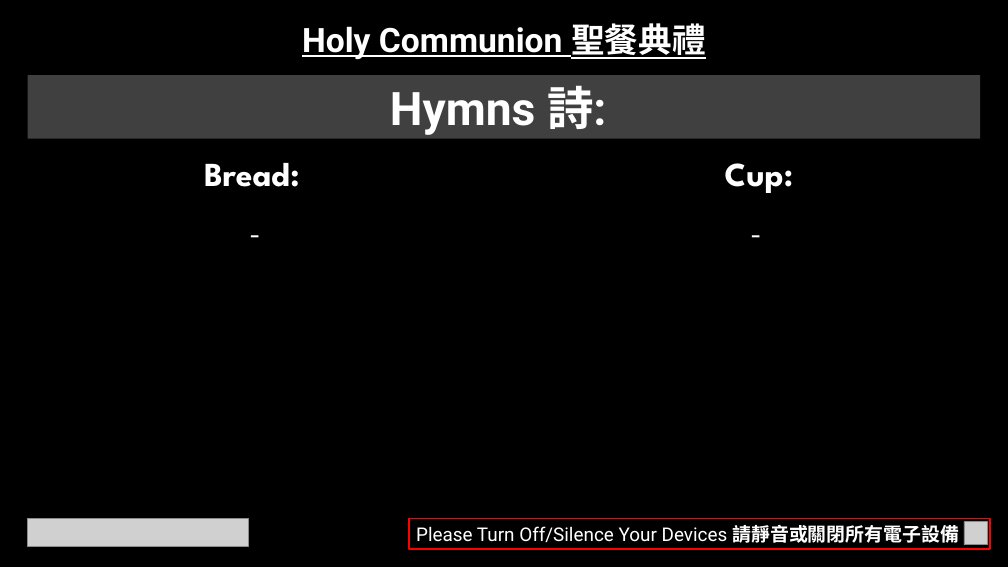
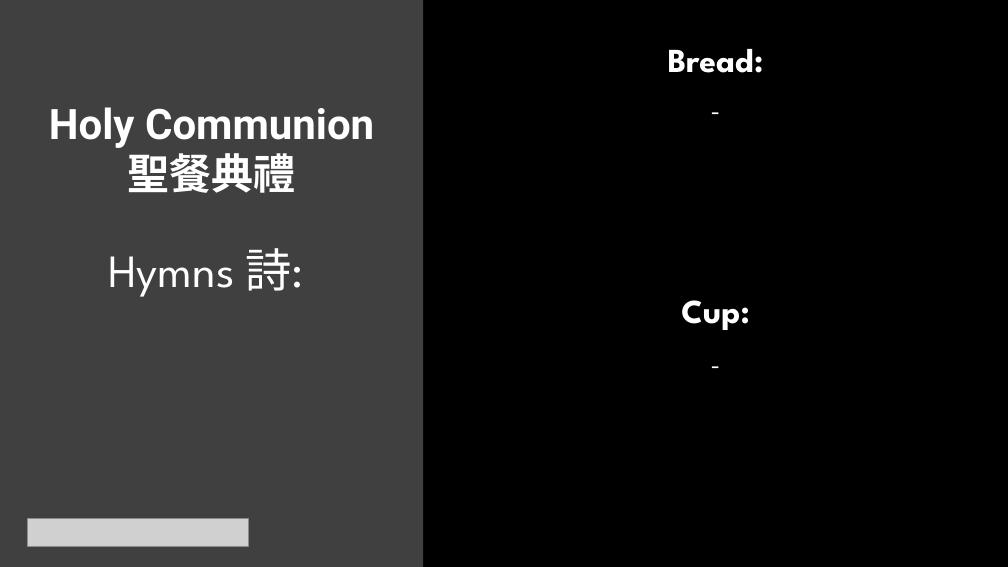
Before and after one commit to calebchanwy/tjc-powerpoint, a slide deck: slide 4 of TJCPowerPoint/Resources/ServiceWidescreen.pptx. Drawn at 1008x567 pixels with LibreOffice and Linux fonts; fonts in the diff are those of the drawing; grey boxes stand for pictures. Boxes give left, top, right and bottom in pixels: in the first picture for what was removed or moved away, otherwise in the second. Text is boxed around its words. In the diff, an @@ line names an element or a change of style, - is before the commit and + after.

Commit message:
27/11/22 Visual Changes + Bug Fix
Bug Fix: When in hymnal mode, then update title would not return to sermon hymns. Fixed

```diff
--- a/TJCPowerPoint/Resources/ServiceWidescreen.pptx
+++ b/TJCPowerPoint/Resources/ServiceWidescreen.pptx
@@ rectangle added at [0,0,423,567], fill #404040 @@
@@ text "Bread:": place and size @@
-text "Bread:" at [204,163,300,187]
+text "Bread:" at [668,49,764,73]
@@ text "-": place and size @@
-text "-" at [0,193,510,247]
+text "-" at [423,76,1008,123]
@@ text "-" at [423,76,1008,123]: size 28 to 24 pt @@
@@ text "Holy Communion 聖餐典禮": place and size @@
-text "Holy Communion 聖餐典禮" at [302,18,705,62]
+text "Holy Communion 聖餐典禮" at [49,107,374,193]
@@ text "Holy Communion 聖餐典禮" at [49,107,374,193]: size 32 to 40 pt, underline off @@
@@ text "Hymns 詩:": place and size @@
-text "Hymns 詩:" at [28,75,981,138]
+text "Hymns 詩:" at [108,248,303,297]
@@ text "Hymns 詩:" at [108,248,303,297]: font Roboto to League Spartan in "Hymns 詩:"; bold off; fill #404040 to none @@
@@ text "Cup:": place and size @@
-text "Cup:" at [725,163,793,193]
+text "Cup:" at [681,300,749,330]
@@ text "-" at [423,330,1008,377]: size 28 to 24 pt @@
@@ text "-": place and size @@
-text "-" at [504,193,1008,247]
+text "-" at [423,330,1008,377]
@@ rectangle removed at [409,519,991,549] @@
-Please Turn Off/Silence Your Devices 請靜音或關閉所有電子設備
@@ picture removed at [964,522,988,545] @@
```
Also in this commit, not shown: 5 other slides changed, 1 slide added, 19 other files.
